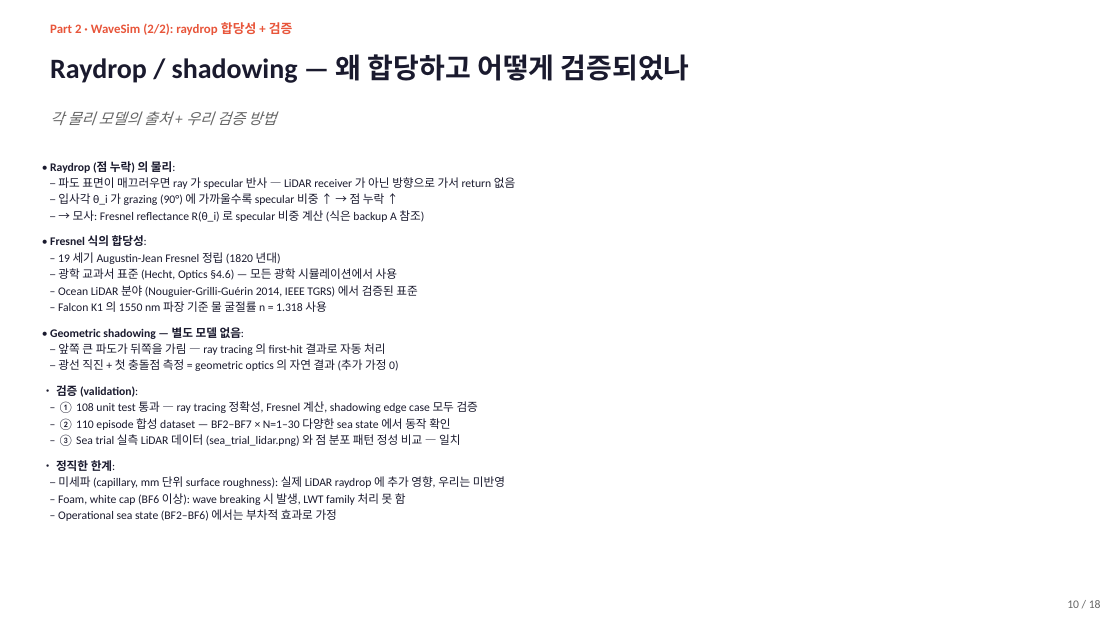
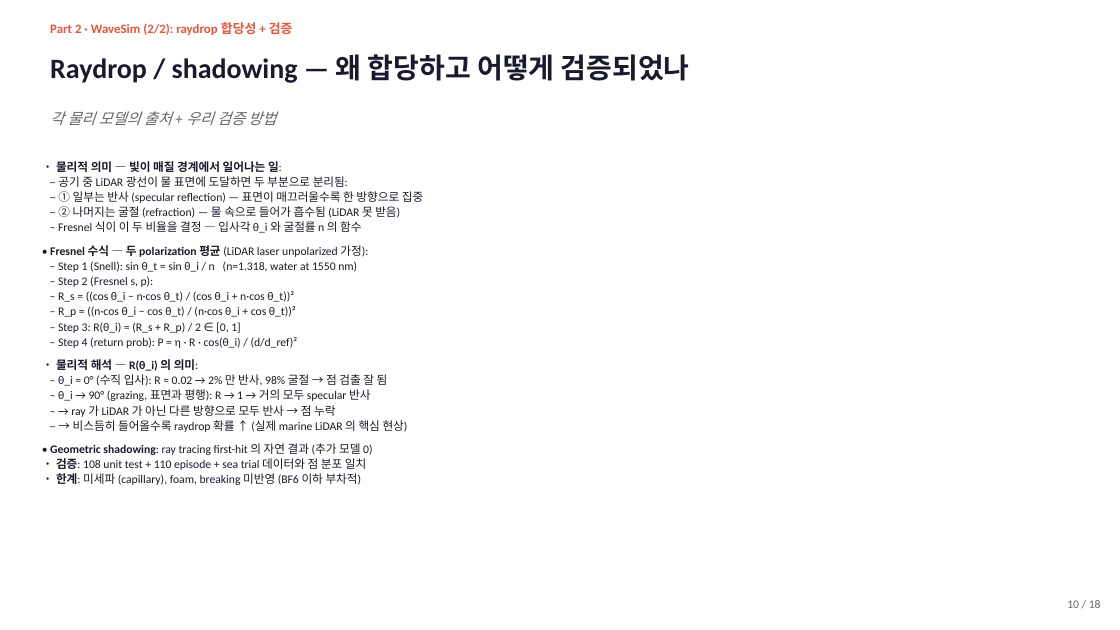
Before and after one commit to SAEYONGPARK94/wavesplat, a slide deck: slide 10 of wavesplat/docs/labmeeting_2026_05_13.pptx. Drawn at 1120x630 pixels with LibreOffice and Linux fonts; fonts in the diff are those of the drawing. Boxes give left, top, right and bottom in pixels: in the first picture for what was removed or moved away, otherwise in the second. Text is boxed around its words. In the diff, an @@ line names an element or a change of style, - is before the commit and + after.

```diff
--- a/wavesplat/docs/labmeeting_2026_05_13.pptx
+++ b/wavesplat/docs/labmeeting_2026_05_13.pptx
@@ text at (50, 161, 423, 485): text changed @@
-• Raydrop (점 누락) 의 물리:
-– 파도 표면이 매끄러우면 ray 가 specular 반사 — LiDAR receiver 가 아닌 방향으로 가서 return 없음
-– 입사각 θ_i 가 grazing (90°) 에 가까울수록 specular 비중 ↑ → 점 누락 ↑
-– → 모사: Fresnel reflectance R(θ_i) 로 specular 비중 계산 (식은 backup A 참조)
-• Fresnel 식의 합당성:
-– 19 세기 Augustin-Jean Fresnel 정립 (1820 년대)
-– 광학 교과서 표준 (Hecht, Optics §4.6) — 모든 광학 시뮬레이션에서 사용
-– Ocean LiDAR 분야 (Nouguier-Grilli-Guérin 2014, IEEE TGRS) 에서 검증된 표준
-– Falcon K1 의 1550 nm 파장 기준 물 굴절률 n = 1.318 사용
-• Geometric shadowing — 별도 모델 없음:
-– 앞쪽 큰 파도가 뒤쪽을 가림 — ray tracing 의 first-hit 결과로 자동 처리
-– 광선 직진 + 첫 충돌점 측정 = geometric optics 의 자연 결과 (추가 가정 0)
-• 검증 (validation):
-– ① 108 unit test 통과 — ray tracing 정확성, Fresnel 계산, shadowing edge case 모두 검증
-– ② 110 episode 합성 dataset — BF2–BF7 × N=1–30 다양한 sea state 에서 동작 확인
-– ③ Sea trial 실측 LiDAR 데이터 (sea_trial_lidar.png) 와 점 분포 패턴 정성 비교 — 일치
-• 정직한 한계:
-– 미세파 (capillary, mm 단위 surface roughness): 실제 LiDAR raydrop 에 추가 영향, 우리는 미반영
-– Foam, white cap (BF6 이상): wave breaking 시 발생, LWT family 처리 못 함
-– Operational sea state (BF2–BF6) 에서는 부차적 효과로 가정
+• 물리적 의미 — 빛이 매질 경계에서 일어나는 일:
+– 공기 중 LiDAR 광선이 물 표면에 도달하면 두 부분으로 분리됨:
+– ① 일부는 반사 (specular reflection) — 표면이 매끄러울수록 한 방향으로 집중
+– ② 나머지는 굴절 (refraction) — 물 속으로 들어가 흡수됨 (LiDAR 못 받음)
+– Fresnel 식이 이 두 비율을 결정 — 입사각 θ_i 와 굴절률 n 의 함수
+• Fresnel 수식 — 두 polarization 평균 (LiDAR laser unpolarized 가정):
+– Step 1 (Snell): sin θ_t = sin θ_i / n (n=1.318, water at 1550 nm)
+– Step 2 (Fresnel s, p):
+– R_s = ((cos θ_i − n·cos θ_t) / (cos θ_i + n·cos θ_t))²
+– R_p = ((n·cos θ_i − cos θ_t) / (n·cos θ_i + cos θ_t))²
+– Step 3: R(θ_i) = (R_s + R_p) / 2 ∈ [0, 1]
+– Step 4 (return prob): P = η · R · cos(θ_i) / (d/d_ref)²
+• 물리적 해석 — R(θ_i) 의 의미:
+– θ_i = 0° (수직 입사): R ≈ 0.02 → 2% 만 반사, 98% 굴절 → 점 검출 잘 됨
+– θ_i → 90° (grazing, 표면과 평행): R → 1 → 거의 모두 specular 반사
+– → ray 가 LiDAR 가 아닌 다른 방향으로 모두 반사 → 점 누락
+– → 비스듬히 들어올수록 raydrop 확률 ↑ (실제 marine LiDAR 의 핵심 현상)
+• Geometric shadowing: ray tracing first-hit 의 자연 결과 (추가 모델 0)
+• 검증: 108 unit test + 110 episode + sea trial 데이터와 점 분포 일치
+• 한계: 미세파 (capillary), foam, breaking 미반영 (BF6 이하 부차적)
```
Also in this commit, not shown: 4 other slides changed, 4 other files.
